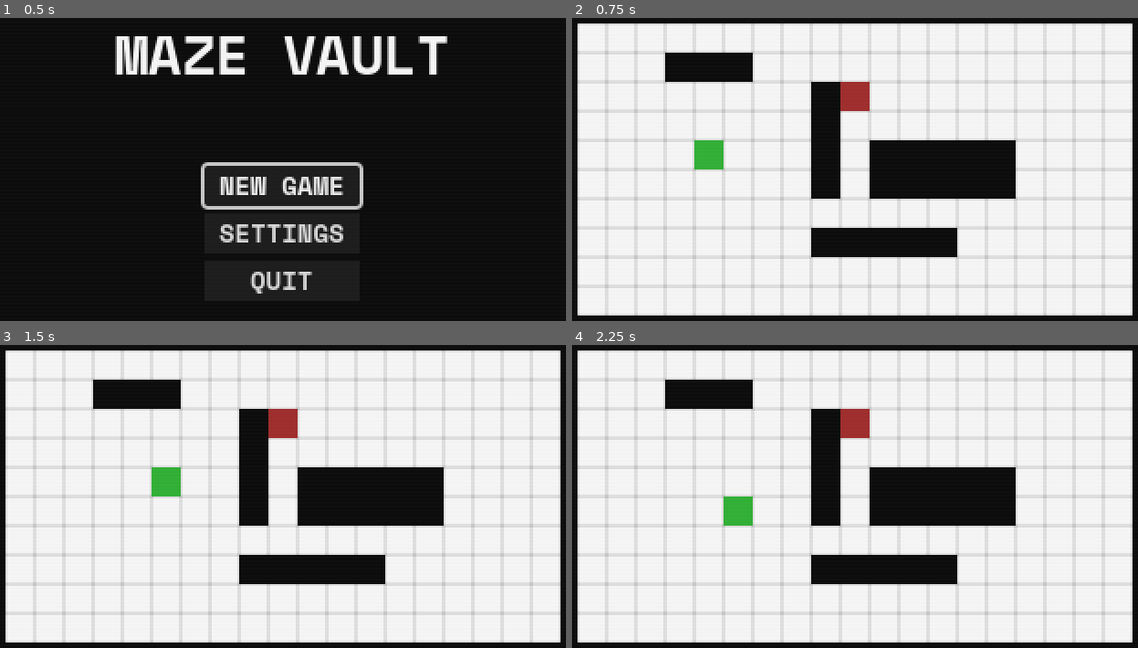
Above: before the commit, frames 1-4 (two rows, left to right).
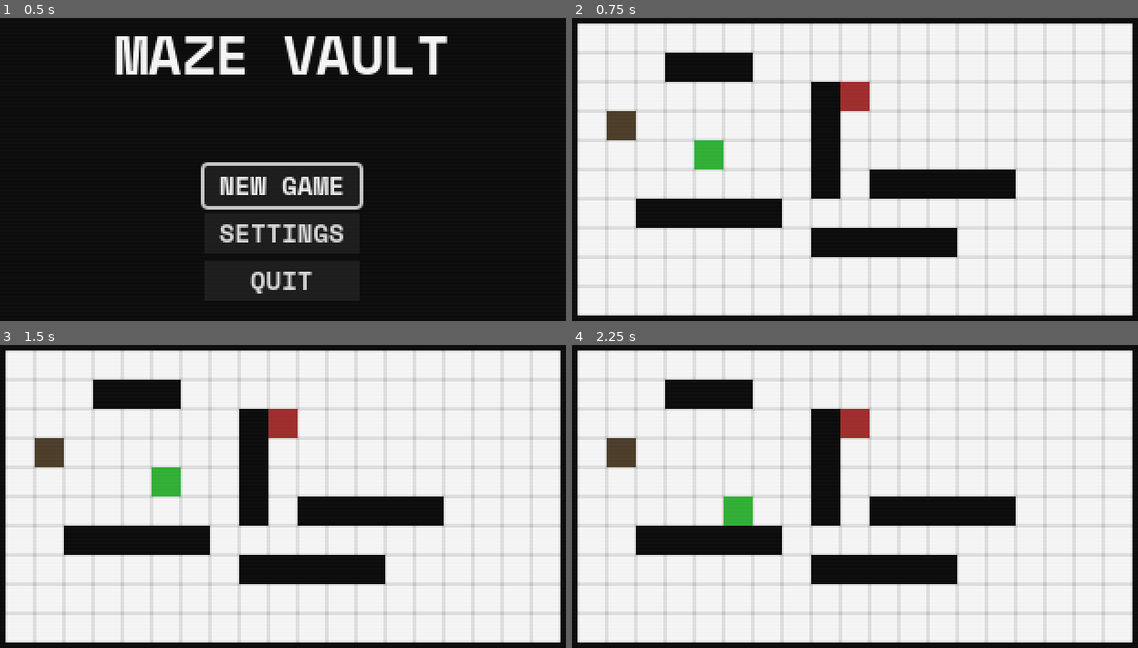
Above: after the commit, the same moments.

Repository: daredakke/maze-vault
Game: Godot game, scene res://scenes/game.tscn
The game is run twice, just before and just after one commit, with the same random seed, the same clock (stepped at 60 frames per second) and the same inputs.
Inputs:
- Up to frame 1 (0.5 s): no input
- Up to frame 2 (0.75 s): click "NEW GAME" at 0.5 s
- Up to frame 3 (1.5 s): tap Enter (ui_accept) at 1.25 s; hold Right (right) from 1.28 s (still down)
- Up to frame 4 (2.25 s): tap Enter (ui_accept) at 1.52, 2 s; release Right (right) at 2.03 s; hold Down (down) from 2.03 s (still down)

Frame 1 is identical in both runs. In frame 2, 5.5% of the frame differs, in the area x 6-79%, y 30-70%; in frame 3, 5.5%; in frame 4, 5.5%.

Commit message:
Moveable boxes

Diff:
--- /dev/null
+++ b/scenes/box.tscn
@@ -0,0 +1,19 @@
+[gd_scene load_steps=4 format=3 uid="uid://dop7wr7kmcvdl"]
+
+[ext_resource type="Script" path="res://scripts/box.gd" id="1_2e5mo"]
+[ext_resource type="Texture2D" uid="uid://cvtdjtmyenki0" path="res://assets/square-white-16.png" id="1_eldo2"]
+
+[sub_resource type="RectangleShape2D" id="RectangleShape2D_fydvt"]
+
+[node name="Box" type="Area2D" groups=["moveable", "obstacle"]]
+script = ExtResource("1_2e5mo")
+
+[node name="Sprite2D" type="Sprite2D" parent="."]
+modulate = Color(0.27451, 0.211765, 0.129412, 1)
+texture = ExtResource("1_eldo2")
+
+[node name="CollisionShape2D" type="CollisionShape2D" parent="."]
+scale = Vector2(0.8, 0.8)
+shape = SubResource("RectangleShape2D_fydvt")
+
+[node name="CollisionRay" type="RayCast2D" parent="."]
--- a/scenes/game.tscn
+++ b/scenes/game.tscn
@@ -8,6 +8,7 @@
 [ext_resource type="Texture2D" uid="uid://q64fopn2ht18" path="res://assets/tiled-grid.png" id="5_d5hoy"]
 [ext_resource type="PackedScene" uid="uid://ciaf6xdrrx2v4" path="res://scenes/player.tscn" id="7_wynie"]
 [ext_resource type="PackedScene" uid="uid://c2uip3188o5lx" path="res://scenes/robot.tscn" id="8_30d8c"]
+[ext_resource type="PackedScene" uid="uid://dop7wr7kmcvdl" path="res://scenes/box.tscn" id="9_6vkcy"]
 
 [node name="Game" type="Node2D"]
 process_mode = 3
@@ -68,7 +69,7 @@
 scale = Vector2(5, 1)
 
 [node name="Wall6" parent="Level/LevelTest/Walls" instance=ExtResource("5_b62s1")]
-position = Vector2(208, 80)
+position = Vector2(80, 112)
 scale = Vector2(5, 1)
 
 [node name="Wall9" parent="Level/LevelTest/Walls" instance=ExtResource("5_b62s1")]
@@ -93,3 +94,8 @@
 
 [node name="Robot" parent="Level/LevelTest/Entities" instance=ExtResource("8_30d8c")]
 position = Vector2(160, 48)
+
+[node name="Boxes" type="Node2D" parent="Level/LevelTest"]
+
+[node name="Box" parent="Level/LevelTest/Boxes" instance=ExtResource("9_6vkcy")]
+position = Vector2(32, 64)
--- /dev/null
+++ b/scripts/box.gd
@@ -0,0 +1,18 @@
+class_name Box
+extends Area2D
+
+
+const GRID_SIZE: int = 16
+
+@onready var collision_ray: RayCast2D = $CollisionRay
+
+
+func move(dir: Vector2) -> bool:
+	collision_ray.target_position = dir * GRID_SIZE
+	collision_ray.force_raycast_update()
+
+	if not collision_ray.is_colliding():
+		position += dir * GRID_SIZE
+		return true
+
+	return false
--- a/scripts/entity.gd
+++ b/scripts/entity.gd
@@ -31,5 +31,13 @@
 
 	if not collision_ray.is_colliding():
 		position += dir * GRID_SIZE
-	else:
-		print_debug(collision_ray.get_collider())
+		return
+
+	var collider = collision_ray.get_collider()
+	print_debug(collision_ray.get_collider())
+
+	if collider.is_in_group("moveable"):
+		if collider.move(dir):
+			position += dir * GRID_SIZE
+
+		return
Not shown: 1 places in scenes/game.tscn that only renumber resources
